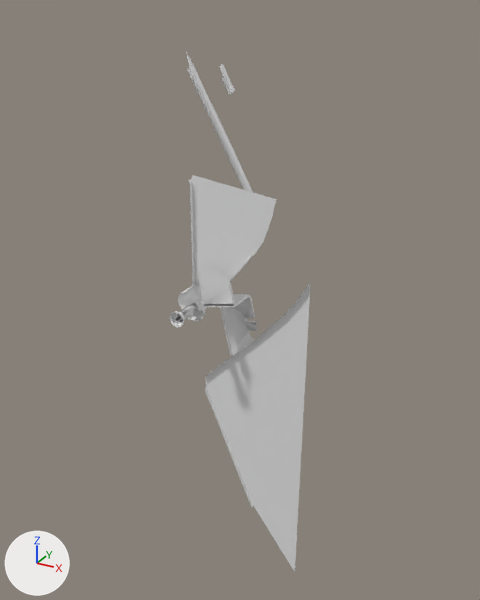
Before and after pictures for a commit that changed the OBJ model DarkChaos-Dev/gameitems/Primitive.LM_L_LSC1_Parts.obj.
One viewpoint serves both versions: a camera (50 mm lens) standing at (625.0, -598.0, 194.0) and looking at (337.0, -75.0, -67.0). Lighting does not change. The marker at lower left points along +X, +Y and +Z. Where no turn or scale is listed for an object, it has been applied to the vertices. Vertices at the same position are counted once.

The older version as bpy lines, for what is in view:
```python
me_lm_l_lsc1_parts = bpy.data.meshes.new('LM_L_LSC1_Parts')
me_lm_l_lsc1_parts.from_pydata(...)  # 467 vertices, 698 faces; spans x 279.0..419.0, y -149.0..-21.0, z -365.0..160.0
# before: 134 (419.0, -94.0, -26.0) at pixel (310, 282), 135 (419.0, -98.0, -26.0) at pixel (308, 284), 136 (409.0, -98.0, -44.0) at pixel (297, 300), 137 (409.0, -94.0, -44.0) at pixel (299, 298), 307 (417.0, -94.0, -196.0) at pixel (301, 442)
# before: 396 (412.0, -94.0, -204.0) at pixel (296, 448), 461 (406.0, -94.0, -213.0) at pixel (290, 454), 464 (416.0, -94.0, -365.0) at pixel (294, 572)
ob_lm_l_lsc1_parts = bpy.data.objects.new('LM_L_LSC1_Parts', me_lm_l_lsc1_parts)
ob_lm_l_lsc1_parts.location = (0.0, 0.0, 0.0)
```
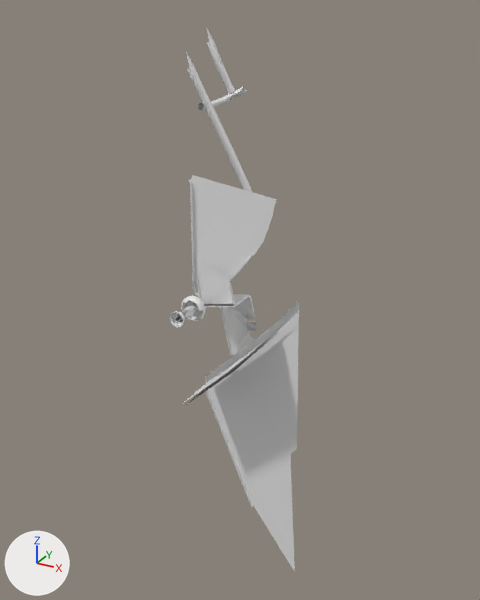
What differs and where, as boxes [x1, y1, x2, y2] in the pictures (480 x 600 px):
'LM_L_LSC1_Parts', reshaped (8% narrower): before [169, 51, 311, 572]; after [169, 29, 299, 572]
part 1 of me_lm_l_lsc1_parts, added: after [184, 314, 297, 405]
part 2 of me_lm_l_lsc1_parts, deleted: before [178, 283, 202, 308]
part 3 of me_lm_l_lsc1_parts, built on: after [198, 29, 246, 110]
part 4 of me_lm_l_lsc1_parts, deleted: before [290, 283, 311, 565]

Diff of the bpy script that builds the scene:
```diff
--- a/DarkChaos-Dev/gameitems/Primitive.LM_L_LSC1_Parts.obj.py
+++ b/DarkChaos-Dev/gameitems/Primitive.LM_L_LSC1_Parts.obj.py
@@ me_lm_l_lsc1_parts @@
 # used by ob_lm_l_lsc1_parts; location = (0.0, 0.0, 0.0)
 # verts and faces of me_lm_l_lsc1_parts; kept vertices keep their numbers, new ones are numbered from 467
-me_lm_l_lsc1_parts.from_pydata(...)  # 467 vertices, 698 faces; spans x 279.0..419.0, y -149.0..-21.0, z -365.0..160.0
+me_lm_l_lsc1_parts.from_pydata(...)  # 635 vertices, 1002 faces; spans x 273.0..416.0, y -149.0..-16.0, z -365.0..178.0
+# me_lm_l_lsc1_parts part 1: a new loose piece of 53 vertices spanning x 314.0..410.0, y -149.0..-99.0, z -155.0..-56.0
+# me_lm_l_lsc1_parts part 2: the loose piece of 17 vertices spanning x 315.0..324.0, y -149.0..-120.0, z -51.0..-34.0 is deleted
+# me_lm_l_lsc1_parts part 3
+# 23 faces are deleted
+# 3 vertices move within x 287.0..293.0, y -50.0, z 109.0..113.0
+# 116 vertices are added at x 273.0..313.0, y -74.0..-16.0, z 107.0..178.0
+# 10 new vertices lie (2.0, 4.0, 1.0) away from vertices in x 289.0..301.0, y -54.0..-24.0, z 107.0..120.0
+# 5 new vertices lie (4.0, 2.0, 2.0) away from vertices in x 296.0..307.0, y -29.0..-19.0, z 112.0..124.0
+# 265 new faces join them
+# me_lm_l_lsc1_parts part 4
+delete_vertices([134, 135, 307])  # with the faces that use them
+delete_faces([(396, 464, 461)])
```
